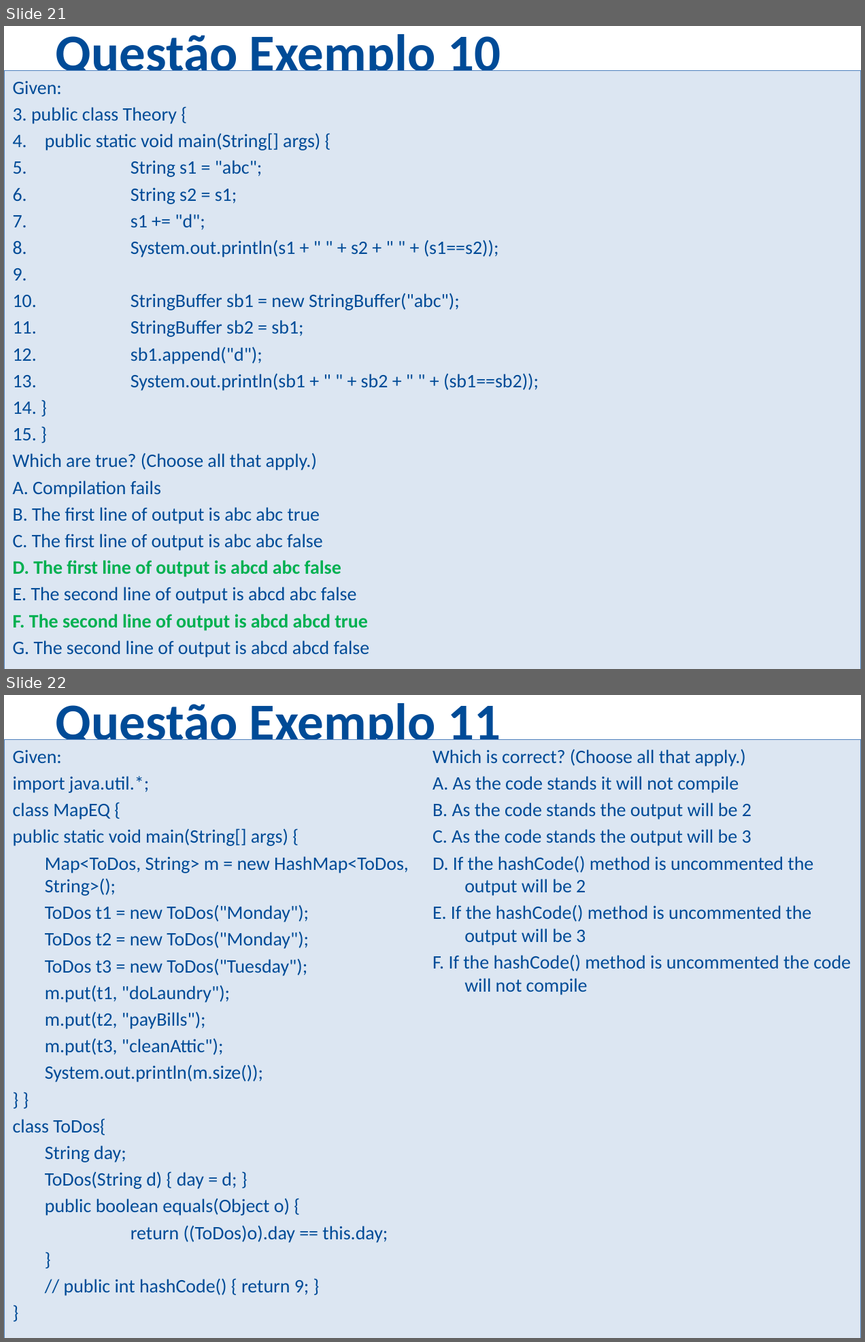
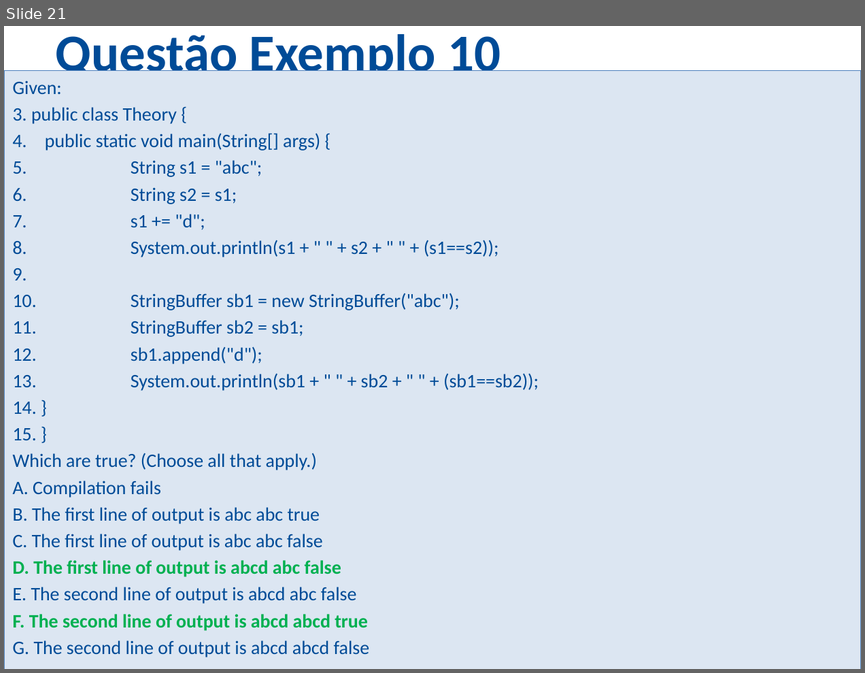
Before and after one commit to ozieljose/java6cert, a slide deck: slides/Questoes2.pptx. Shown one above the other, each under a label of ours: slides 21 and 22 before the commit, slide 21 after it. The pictures are 865x1342 and 865x673 pixels, drawn with LibreOffice and Linux fonts; fonts in the diff are those of the drawing; background and template pictures are left out. Boxes give left, top, right and bottom in pixels: in the first picture for what was removed or moved away, otherwise in the second. Text is boxed around its words. In the diff, an @@ line names an element or a change of style, - is before the commit and + after.

```diff
--- a/slides/Questoes2.pptx
+++ b/slides/Questoes2.pptx
@@ slide 22 removed at (4, 695, 861, 1338), background picture (left out) @@
@@ title removed at (56, 703, 500, 752) @@
-Questão Exemplo 11
@@ text removed at (4, 740, 861, 1338) @@
-Given:
-import java.util.*;
-class MapEQ {
-public static void main(String[] args) {
-Map<ToDos, String> m = new HashMap<ToDos, String>();
-ToDos t1 = new ToDos("Monday");
-ToDos t2 = new ToDos("Monday");
-ToDos t3 = new ToDos("Tuesday");
-m.put(t1, "doLaundry");
-m.put(t2, "payBills");
-m.put(t3, "cleanAttic");
-System.out.println(m.size());
-} }
-class ToDos{
-String day;
-ToDos(String d) { day = d; }
-public boolean equals(Object o) {
-return ((ToDos)o).day == this.day;
-}
-// public int hashCode() { return 9; }
-}
-Which is correct? (Choose all that apply.)
-A. As the code stands it will not compile
-B. As the code stands the output will be 2
-C. As the code stands the output will be 3
-D. If the hashCode() method is uncommented the output will be 2
-E. If the hashCode() method is uncommented the output will be 3
-F. If the hashCode() method is uncommented the code will not compile
```
Also in this commit, not shown: 2 slides changed, 24 slides added, 1 other slide removed, 1 other file.
